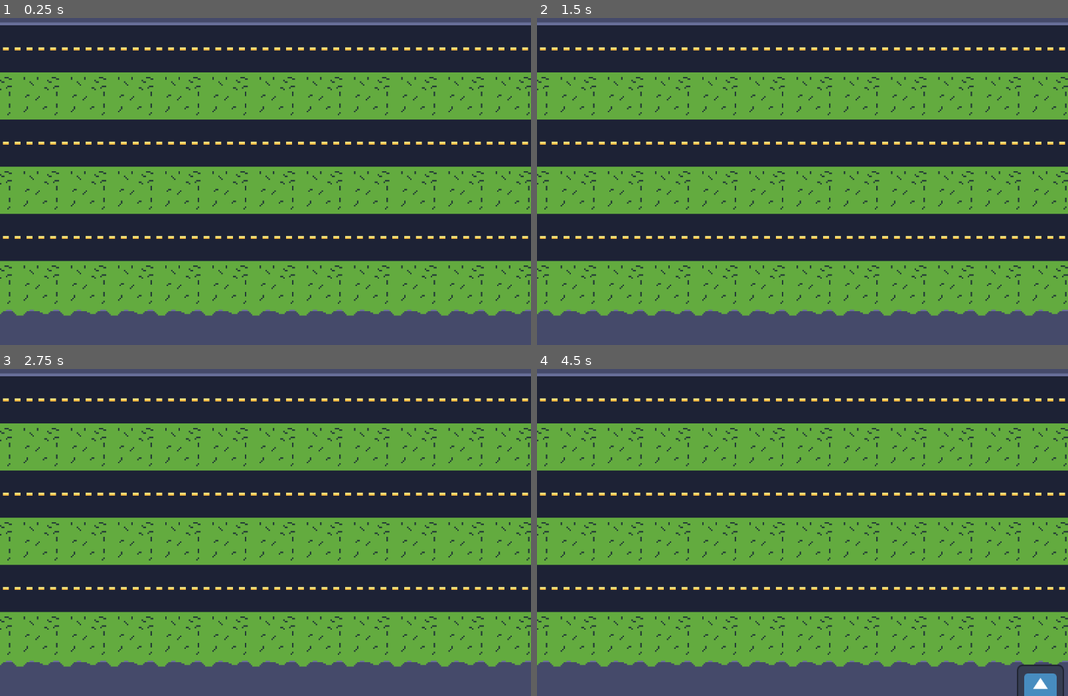
Above: before the commit, frames 1-4 (two rows, left to right).
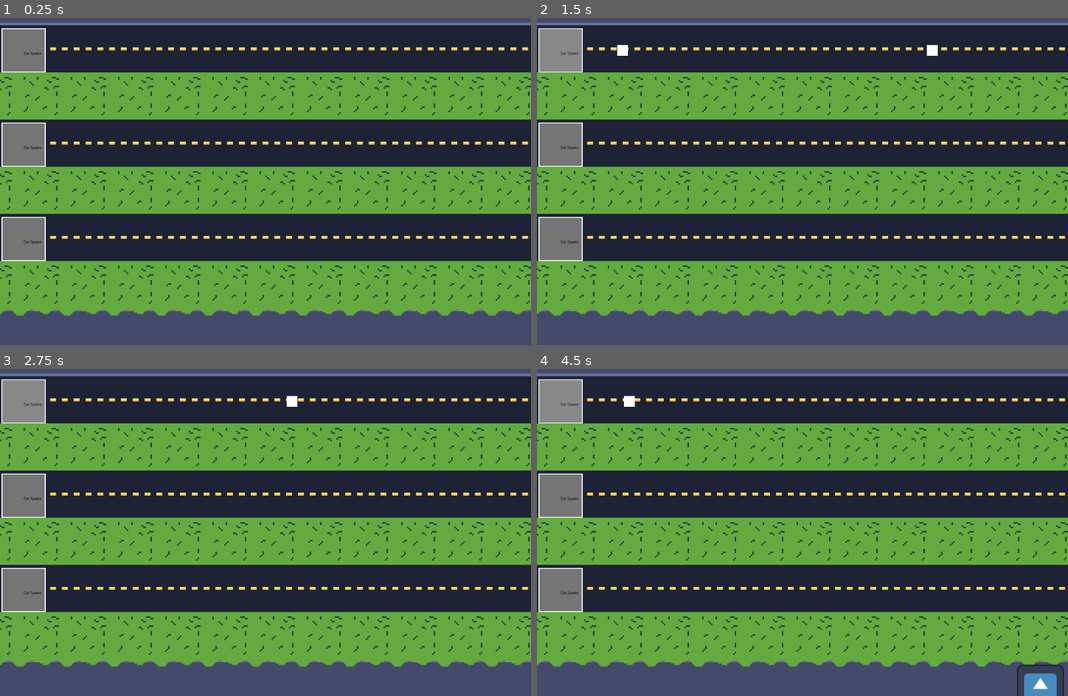
Above: after the commit, the same moments.

Repository: vaughnzaayer/RoadyCross
Game: Godot game, scene res://prototype.tscn
The game is run twice, just before and just after one commit, with the same random seed, the same clock (stepped at 60 frames per second) and the same inputs. The engine's default icon, where the game draws it, is replaced by a stand-in: a white triangle on a blue panel in a dark square.
Inputs (mouse positions are in pixels of both pictures, inside the frame that each line leads up to):
- Up to frame 1 (0.25 s): no input
- Up to frame 2 (1.5 s): click (558, 50) at 0.52 s; click (558, 50) at 1.27 s
- Up to frame 3 (2.75 s): click (21, 401) at 2.02 s
- Up to frame 4 (4.5 s): tap Enter at 4.25 s

The runs differ from the first frame. In frame 1, 3.4% of the frame differs, in the area x 0-9%, y 3-75%; in frame 2, 3.6%, in the area x 0-76%, y 3-75%; in frame 3, 3.5%; in frame 4, 3.5%.

Commit message:
prototype car spawn button

Diff:
--- a/Scenes/TestCar.tscn
+++ b/Scenes/TestCar.tscn
@@ -3,6 +3,7 @@
 [ext_resource type="Script" path="res://Scripts/Car.gd" id="1_atqd1"]
 
 [sub_resource type="RectangleShape2D" id="RectangleShape2D_l6okp"]
+size = Vector2(44.4998, 44.5002)
 
 [sub_resource type="CanvasTexture" id="CanvasTexture_2khr0"]
 
@@ -19,5 +20,5 @@
 shape = SubResource("RectangleShape2D_l6okp")
 
 [node name="Sprite2D" type="Sprite2D" parent="."]
-scale = Vector2(20, 20)
+scale = Vector2(50, 50)
 texture = SubResource("CanvasTexture_2khr0")
--- a/Scripts/Car.gd
+++ b/Scripts/Car.gd
@@ -14,5 +14,6 @@
 func _process(delta):
 	if global_position.x >= target_location:
 		print("target reached")
+		queue_free()
 	else:
 		global_position.x = lerp(global_position.x, global_position.x + speed, 0.14)
--- /dev/null
+++ b/Scripts/CarSpawnButton.gd
@@ -0,0 +1,17 @@
+extends Node
+
+@onready var car = preload("res://Scenes/TestCar.tscn")
+
+# Called when the node enters the scene tree for the first time.
+func _ready():
+	pass # Replace with function body.
+
+
+# Called every frame. 'delta' is the elapsed time since the previous frame.
+func _process(delta):
+	pass
+
+
+func _on_button_pressed():
+	var c = car.instantiate()
+	add_child(c)
--- a/prototype.tscn
+++ b/prototype.tscn
@@ -23,24 +23,24 @@
 scale = Vector2(3, 3)
 script = ExtResource("1_w04yd")
 
-[node name="CrSp1" parent="." instance=ExtResource("1_lhq1b")]
-position = Vector2(-95.3333, 31)
-scale = Vector2(0.15, 0.15)
-
-[node name="CrSp2" parent="." instance=ExtResource("1_lhq1b")]
-position = Vector2(-95.3333, 67)
-scale = Vector2(0.15, 0.15)
-
-[node name="CrSp3" parent="." instance=ExtResource("1_lhq1b")]
-position = Vector2(-95.3333, 104)
-scale = Vector2(0.15, 0.15)
-
 [node name="TileMap" type="TileMap" parent="."]
 texture_filter = 1
 tile_set = SubResource("TileSet_dnrqr")
 cell_quadrant_size = 32
 format = 2
 layer_0/tile_data = PackedInt32Array(-65538, 131072, 0, -65537, 131072, 0, -131072, 131072, 0, -131071, 131072, 0, -131 …(1465 unchanged characters)…
+
+[node name="CrSp1" parent="." instance=ExtResource("1_lhq1b")]
+position = Vector2(-28, -15)
+scale = Vector2(0.15, 0.15)
+
+[node name="CrSp2" parent="." instance=ExtResource("1_lhq1b")]
+position = Vector2(-28, 49)
+scale = Vector2(0.15, 0.15)
+
+[node name="CrSp3" parent="." instance=ExtResource("1_lhq1b")]
+position = Vector2(-28, 113)
+scale = Vector2(0.15, 0.15)
 
 [node name="SpawnPoint1" type="Node2D" parent="."]
 position = Vector2(-1.33333, 179.667)
--- a/spawn_car_prototype.tscn
+++ b/spawn_car_prototype.tscn
@@ -1,4 +1,6 @@
-[gd_scene load_steps=3 format=3 uid="uid://dk5k0l7rplc2c"]
+[gd_scene load_steps=4 format=3 uid="uid://dk5k0l7rplc2c"]
+
+[ext_resource type="Script" path="res://Scripts/CarSpawnButton.gd" id="1_jn8iu"]
 
 [sub_resource type="CanvasTexture" id="CanvasTexture_443fn"]
 
@@ -6,6 +8,7 @@
 font_color = Color(0, 0, 0, 1)
 
 [node name="Node2D" type="Node2D"]
+script = ExtResource("1_jn8iu")
 
 [node name="Sprite2D" type="Sprite2D" parent="."]
 scale = Vector2(200, 200)
@@ -20,3 +23,11 @@
 label_settings = SubResource("LabelSettings_732dl")
 horizontal_alignment = 1
 vertical_alignment = 1
+
+[node name="Button" type="Button" parent="."]
+offset_left = -96.0
+offset_top = -96.0
+offset_right = 96.0
+offset_bottom = 96.0
+
+[connection signal="pressed" from="Button" to="." method="_on_button_pressed"]
